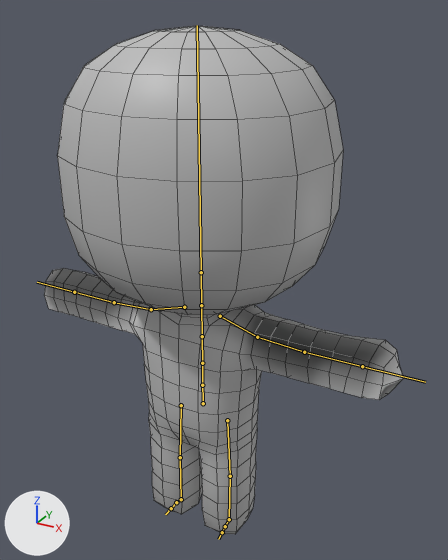
Before and after pictures for a commit that changed the FBX model Editor/IKRig/Carry.fbx.
Rendered twice from a camera (50 mm lens) standing at (1.93, -3.19, 3.58) and looking at (0.09, 0.15, 1.91). The axes (+X, +Y, +Z) are drawn at lower left. The lights are the same throughout. The picture after the commit comes second. The bones that change, and the others that lie on the model, are drawn over the model as lines. Mesh edges are drawn as thin lines.

Names of what the first picture shows: 'StickMan'.
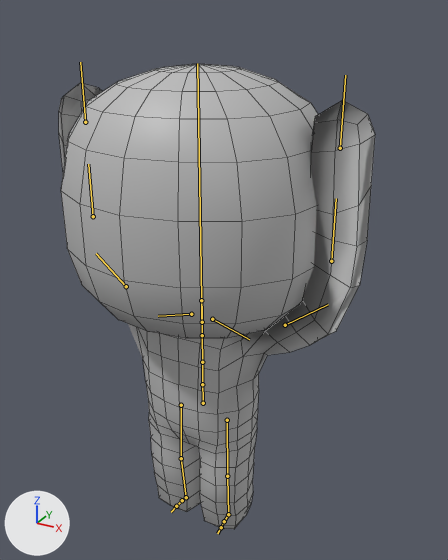
The newer file adds an action. The first version stands in its rest pose; the second is drawn at frame 1 of the action 'Carry_Carry'.

Edits to the bpy script that builds the scene:
```text
Change bone_mixamorig_neck:
    where bone_mixamorig_neck = bpy.data.objects['Armature'].pose.bones['mixamorig:Neck']  # child of 'mixamorig:Spine2'
    bone_mixamorig_neck.location: (0.0, 0.0, 0.0) -> (0.0, -13.0, 0.0)
Change bone_mixamorig_head:
    where bone_mixamorig_head = bpy.data.objects['Armature'].pose.bones['mixamorig:Head']  # child of 'mixamorig:Neck'
    bone_mixamorig_head.location: (0.0, 0.0, 0.0) -> (0.0, -7.9, 0.0)
Change bone_mixamorig_leftshoulder:
    where bone_mixamorig_leftshoulder = bpy.data.objects['Armature'].pose.bones['mixamorig:LeftShoulder']  # child of 'mixamorig:Spine2'
    bone_mixamorig_leftshoulder.location: (0.0, 0.0, 0.0) -> (0.0, -4.1, 5.8)
Change bone_mixamorig_leftarm:
    where bone_mixamorig_leftarm = bpy.data.objects['Armature'].pose.bones['mixamorig:LeftArm']  # child of 'mixamorig:LeftShoulder'
    bone_mixamorig_leftarm.location: (0.0, 0.0, 0.0) -> (-1.7, 24.0, -19.4)
    bone_mixamorig_leftarm.rotation_quaternion: (1.0, 0.0, 0.0, 0.0) -> (0.695, -0.269, -0.632, 0.211)  # degrees (0, 0, 0) -> degrees (-85, -50, 80)
Change bone_mixamorig_leftforearm:
    where bone_mixamorig_leftforearm = bpy.data.objects['Armature'].pose.bones['mixamorig:LeftForeArm']  # child of 'mixamorig:LeftArm'
    bone_mixamorig_leftforearm.location: (0.0, 0.0, 0.0) -> (-22.5, 16.3, 0.0)
    bone_mixamorig_leftforearm.rotation_quaternion: (1.0, 0.0, 0.0, 0.0) -> (0.891, 0.0, 0.0, 0.454)  # degrees (0, 0, 0) -> degrees (0, 0, 54)
Change bone_mixamorig_lefthand:
    where bone_mixamorig_lefthand = bpy.data.objects['Armature'].pose.bones['mixamorig:LeftHand']  # child of 'mixamorig:LeftForeArm'
    bone_mixamorig_lefthand.location: (0.0, 0.0, 0.0) -> (0.0, 27.8, 0.0)
Change bone_mixamorig_rightshoulder:
    where bone_mixamorig_rightshoulder = bpy.data.objects['Armature'].pose.bones['mixamorig:RightShoulder']  # child of 'mixamorig:Spine2'
    bone_mixamorig_rightshoulder.location: (0.0, 0.0, 0.0) -> (0.0, -4.1, 5.8)
Change bone_mixamorig_rightarm:
    where bone_mixamorig_rightarm = bpy.data.objects['Armature'].pose.bones['mixamorig:RightArm']  # child of 'mixamorig:RightShoulder'
    bone_mixamorig_rightarm.location: (0.0, 0.0, 0.0) -> (1.7, 24.0, -19.4)
    bone_mixamorig_rightarm.rotation_quaternion: (1.0, 0.0, 0.0, 0.0) -> (0.695, -0.269, 0.632, -0.211)  # degrees (0, 0, 0) -> degrees (-85, 50, -80)
Change bone_mixamorig_rightforearm:
    where bone_mixamorig_rightforearm = bpy.data.objects['Armature'].pose.bones['mixamorig:RightForeArm']  # child of 'mixamorig:RightArm'
    bone_mixamorig_rightforearm.location: (0.0, 0.0, 0.0) -> (22.5, 16.3, 0.0)
    bone_mixamorig_rightforearm.rotation_quaternion: (1.0, 0.0, 0.0, 0.0) -> (0.891, 0.0, 0.0, -0.454)  # degrees (0, 0, 0) -> degrees (0, 0, -54)
Change bone_mixamorig_righthand:
    where bone_mixamorig_righthand = bpy.data.objects['Armature'].pose.bones['mixamorig:RightHand']  # child of 'mixamorig:RightForeArm'
    bone_mixamorig_righthand.location: (0.0, 0.0, 0.0) -> (0.0, 27.8, 0.0)
Change bone_mixamorig_leftupleg:
    where bone_mixamorig_leftupleg = bpy.data.objects['Armature'].pose.bones['mixamorig:LeftUpLeg']  # child of 'mixamorig:Hips'
    bone_mixamorig_leftupleg.rotation_quaternion: (1.0, 0.0, 0.0, 0.0) -> (1.0, 0.012, -0.001, -0.015)  # degrees (0, 0, 0) -> degrees (1, 0, -2)
Change bone_mixamorig_leftleg:
    where bone_mixamorig_leftleg = bpy.data.objects['Armature'].pose.bones['mixamorig:LeftLeg']  # child of 'mixamorig:LeftUpLeg'
    bone_mixamorig_leftleg.rotation_quaternion: (1.0, 0.0, 0.0, 0.0) -> (0.998, -0.069, 0.0, 0.0)  # degrees (0, 0, 0) -> degrees (-8, 0, 0)
Change bone_mixamorig_leftfoot:
    where bone_mixamorig_leftfoot = bpy.data.objects['Armature'].pose.bones['mixamorig:LeftFoot']  # child of 'mixamorig:LeftLeg'
    bone_mixamorig_leftfoot.rotation_quaternion: (1.0, 0.0, 0.0, 0.0) -> (0.998, 0.058, 0.009, 0.0)  # degrees (0, 0, 0) -> degrees (7, 1, 0)
Change bone_mixamorig_rightupleg:
    where bone_mixamorig_rightupleg = bpy.data.objects['Armature'].pose.bones['mixamorig:RightUpLeg']  # child of 'mixamorig:Hips'
    bone_mixamorig_rightupleg.rotation_quaternion: (1.0, 0.0, 0.0, 0.0) -> (1.0, 0.01, 0.0, 0.015)  # degrees (0, 0, 0) -> degrees (1, 0, 2)
Change bone_mixamorig_rightleg:
    where bone_mixamorig_rightleg = bpy.data.objects['Armature'].pose.bones['mixamorig:RightLeg']  # child of 'mixamorig:RightUpLeg'
    bone_mixamorig_rightleg.rotation_quaternion: (1.0, 0.0, 0.0, 0.0) -> (0.998, -0.064, 0.0, 0.0)  # degrees (0, 0, 0) -> degrees (-7, 0, 0)
Change bone_mixamorig_rightfoot:
    where bone_mixamorig_rightfoot = bpy.data.objects['Armature'].pose.bones['mixamorig:RightFoot']  # child of 'mixamorig:RightLeg'
    bone_mixamorig_rightfoot.rotation_quaternion: (1.0, 0.0, 0.0, 0.0) -> (0.998, 0.056, -0.006, 0.0)  # degrees (0, 0, 0) -> degrees (6, -1, 0)
```

Boxes [x1, y1, x2, y2] around the edits, measured in the pictures (448 x 560 px):
'StickMan', posed (12% narrower, 8% shorter)
    before: [44, 26, 404, 534]
    after: [59, 64, 375, 529]
bone 'mixamorig:Neck', root to tip
    before: (201, 305) to (201, 272)
    after: (202, 322) to (201, 289)
bone 'mixamorig:Head', root to tip
    before: (201, 272) to (197, 25)
    after: (201, 300) to (197, 63)
bone 'mixamorig:LeftShoulder', root to tip
    before: (220, 316) to (257, 337)
    after: (212, 319) to (249, 339)
bone 'mixamorig:LeftArm', root to tip
    before: (257, 337) to (304, 352)
    after: (285, 325) to (328, 304)
bone 'mixamorig:LeftForeArm', root to tip
    before: (304, 352) to (362, 366)
    after: (331, 261) to (336, 198)
bone 'mixamorig:LeftHand', root to tip
    before: (362, 366) to (425, 382)
    after: (340, 148) to (345, 75)
bone 'mixamorig:RightShoulder', root to tip
    before: (184, 307) to (151, 309)
    after: (191, 314) to (158, 316)
bone 'mixamorig:RightArm', root to tip
    before: (151, 309) to (114, 302)
    after: (126, 286) to (96, 253)
bone 'mixamorig:RightForeArm', root to tip
    before: (114, 302) to (74, 292)
    after: (93, 216) to (88, 164)
bone 'mixamorig:RightHand', root to tip
    before: (74, 292) to (37, 282)
    after: (85, 122) to (80, 62)
bone 'mixamorig:LeftUpLeg', root to tip
    before: (227, 420) to (230, 476)
    after: (227, 420) to (227, 476)
bone 'mixamorig:LeftLeg', root to tip
    before: (230, 476) to (229, 519)
    after: (227, 476) to (228, 514)
bone 'mixamorig:LeftFoot', root to tip
    before: (229, 519) to (225, 526)
    after: (228, 514) to (224, 521)
bone 'mixamorig:RightUpLeg', root to tip
    before: (181, 405) to (180, 457)
    after: (181, 405) to (181, 458)
bone 'mixamorig:RightLeg', root to tip
    before: (180, 457) to (181, 499)
    after: (181, 458) to (186, 497)
bone 'mixamorig:RightFoot', root to tip
    before: (181, 499) to (176, 502)
    after: (186, 497) to (182, 500)
